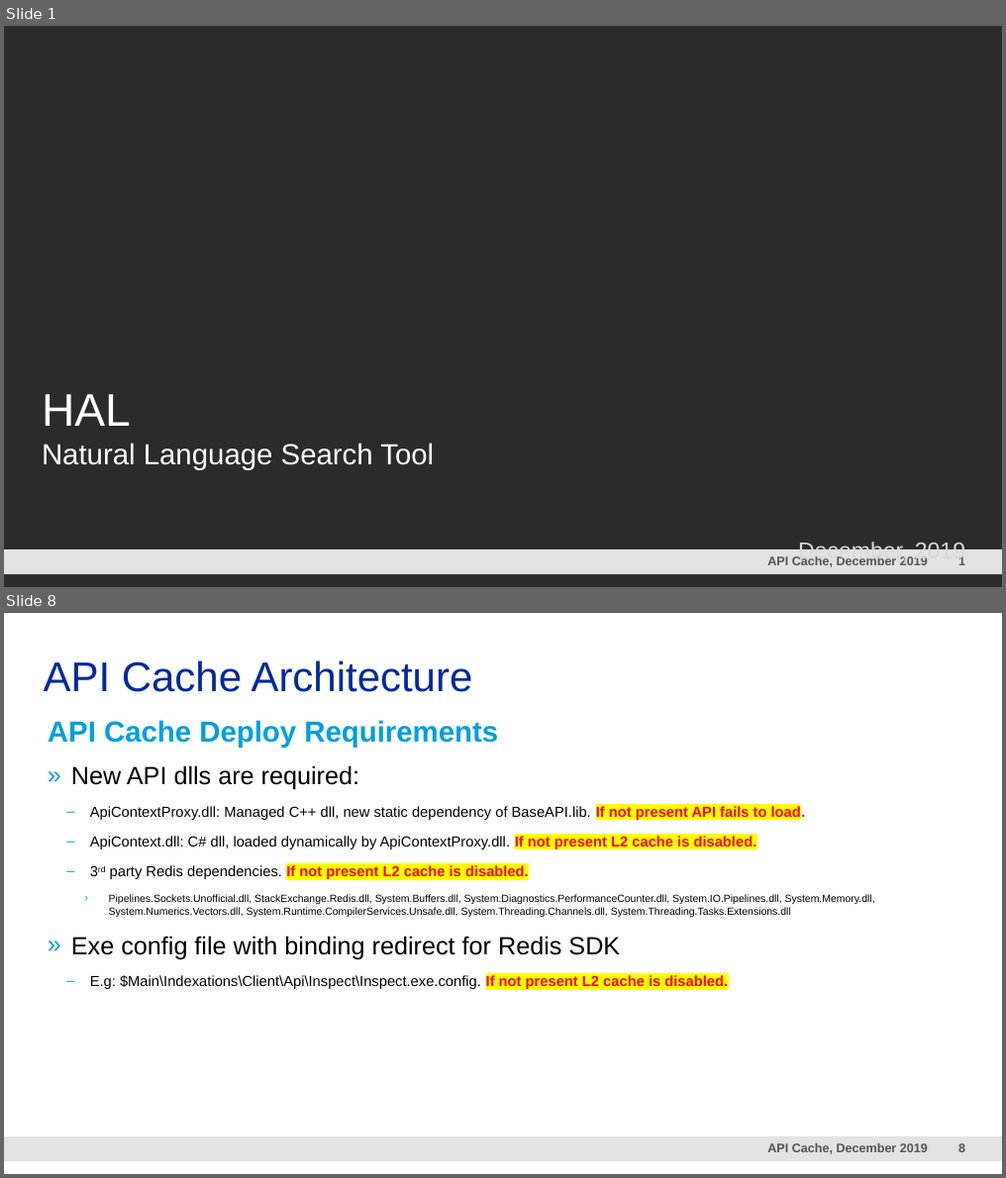
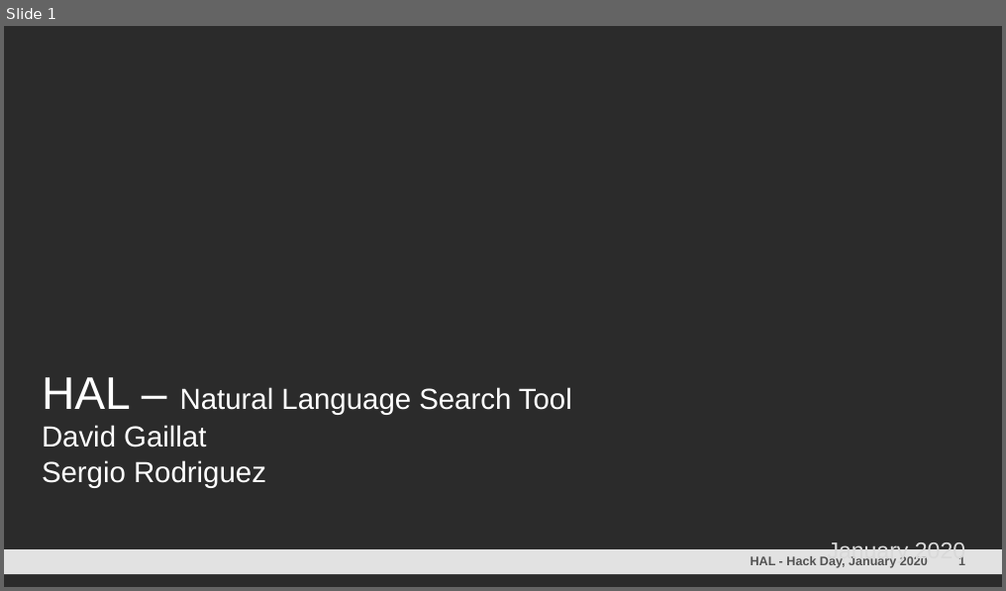
Before and after one commit to davidgaillat/HAL, a slide deck: HAL.pptm. Shown one above the other, each under a label of ours: slides 1 and 8 before the commit, slide 1 after it; the slides between them are not shown. The pictures are 1006x1178 and 1006x591 pixels, drawn with LibreOffice and Linux fonts; fonts in the diff are those of the drawing; background and template pictures are left out; a plain dark background stands for a picture behind light text. Boxes give left, top, right and bottom in pixels: in the first picture for what was removed or moved away, otherwise in the second. Text is boxed around its words. In the diff, an @@ line names an element or a change of style, - is before the commit and + after.

```diff
--- a/HAL.pptm
+++ b/HAL.pptm
@@ slide 8 removed at box(4, 613, 1002, 1174), background #FFFFFF; not listed: 3 template elements that a slide beside it also shows @@
@@ title removed at box(44, 661, 473, 692) @@
-API Cache Architecture
@@ text removed at box(48, 720, 875, 989) @@
-API Cache Deploy Requirements
-  » New API dlls are required:
-    – ApiContextProxy.dll: Managed C++ dll, new static dependency of BaseAPI.lib. If not present API fails to load.
-    – ApiContext.dll: C# dll, loaded dynamically by ApiContextProxy.dll. If not present L2 cache is disabled.
-    – 3rd party Redis dependencies. If not present L2 cache is disabled.
-      › Pipelines.Sockets.Unofficial.dll, StackExchange.Redis.dll, System.Buffers.dll, System.Diagnostics.PerformanceCounter.dll, System.IO.Pipelines.dll, System.Memory.dll, System.Numerics.Vectors.dll, System.Runtime.CompilerServices.Unsafe.dll, System.Threading.Channels.dll, System.Threading.Tasks.Extensions.dll
-  » Exe config file with binding redirect for Redis SDK
-    – E.g: $Main\Indexations\Client\Api\Inspect\Inspect.exe.config. If not present L2 cache is disabled.
@@ slide 1 changed as well @@
@@ text at box(42, 377, 572, 488): text changed @@
-HAL
-Natural Language Search Tool
+HAL – Natural Language Search Tool
+David Gaillat
+Sergio Rodriguez
@@ text at box(750, 557, 928, 569): text changed @@
-API Cache, December 2019
+HAL - Hack Day, January 2020
@@ text at box(828, 540, 965, 564): text changed @@
-December, 2019
+January 2020
```
Also in this commit, not shown: 2 other slides changed, 5 slides added, 12 other slides removed.
